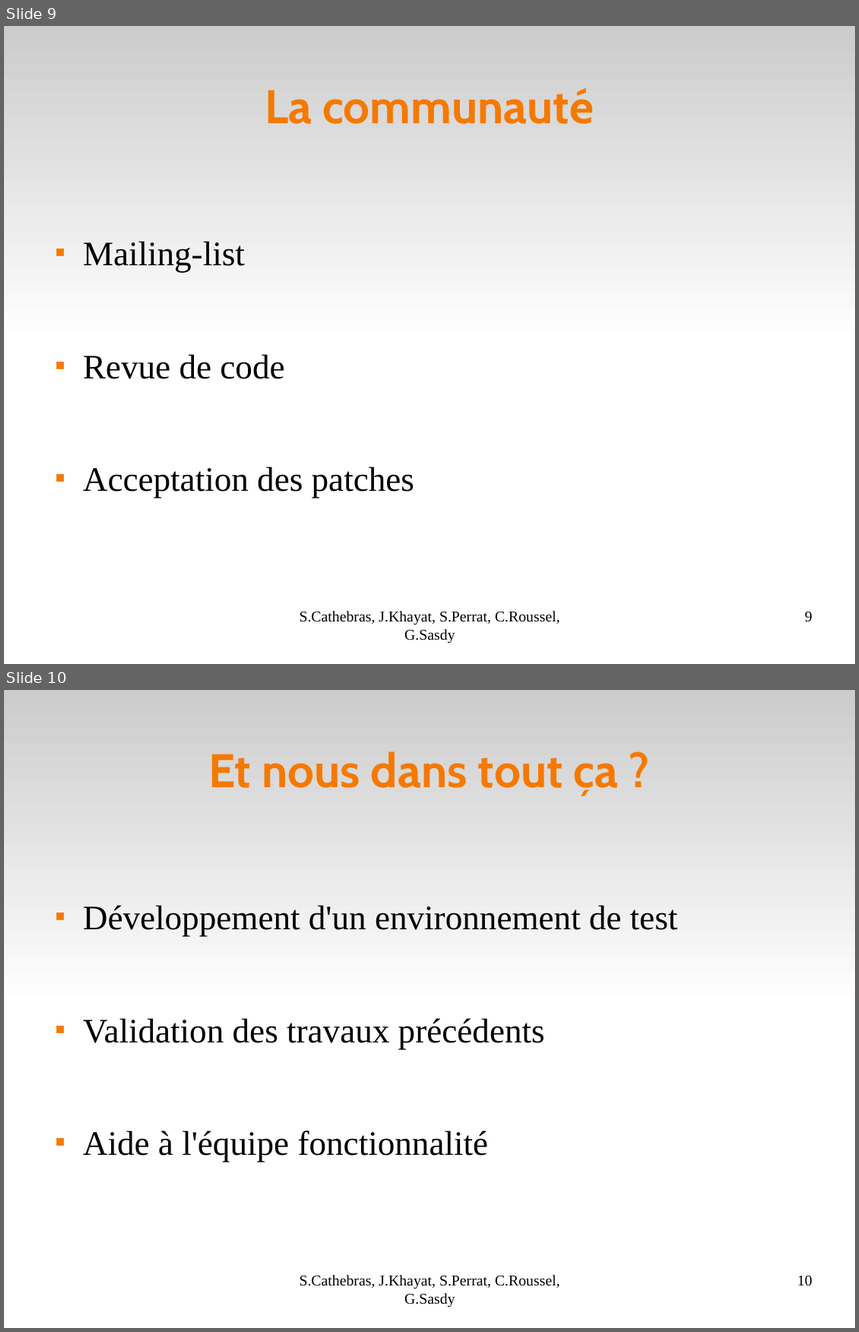
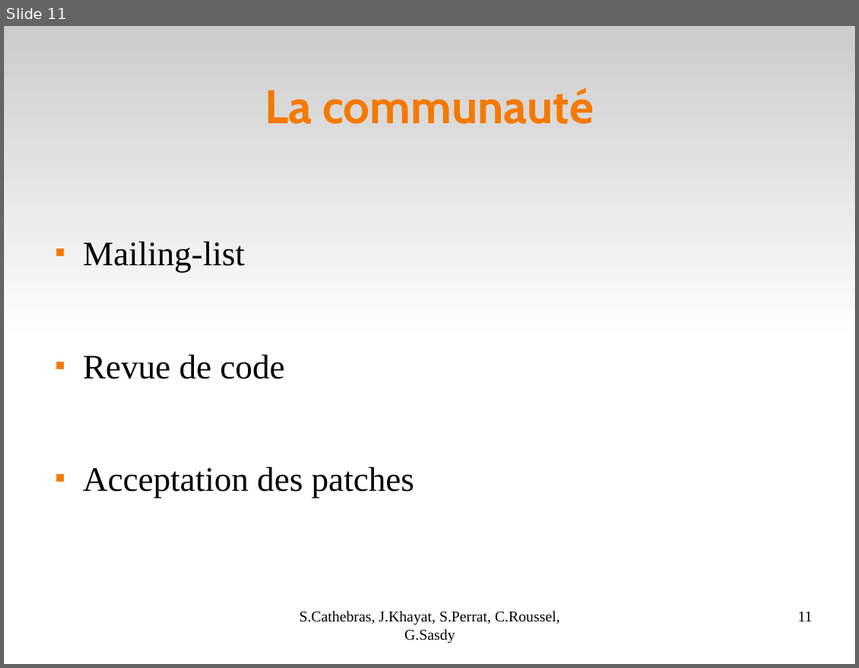
Before and after one commit to Darktrop/git-mediawiki-ensimag, a slide deck: sheme/presoutenance/Bilan.odp. Shown one above the other, each under a label of ours: slides 9 and 10 before the commit, slide 11 after it. The pictures are 859x1332 and 859x668 pixels, drawn with LibreOffice and Linux fonts; fonts in the diff are those of the drawing. Boxes give left, top, right and bottom in pixels: in the first picture for what was removed or moved away, otherwise in the second. Text is boxed around its words. In the diff, an @@ line names an element or a change of style, - is before the commit and + after.

```diff
--- a/sheme/presoutenance/Bilan.odp
+++ b/sheme/presoutenance/Bilan.odp
@@ slide 10 removed at [4,690,855,1328], background #FFFFFF; not listed: 1 template element that a slide beside it also shows @@
@@ title removed at [209,752,619,796] @@
-Et nous dans tout ça ?
@@ text removed at [83,905,678,1162] @@
-■ Développement d'un environnement de test
-■ Validation des travaux précédents
-■ Aide à l'équipe fonctionnalité
@@ text removed at [300,1275,560,1308] @@
-S.Cathebras, J.Khayat, S.Perrat, C.Roussel, G.Sasdy
@@ page number removed at [797,1276,813,1287] @@
-10
@@ what was slide 9 is now slide 11 @@
@@ page number at [798,612,813,622]: text changed @@
-9
+11
```
Also in this commit, not shown: 7 slides changed, 3 other slides removed.
